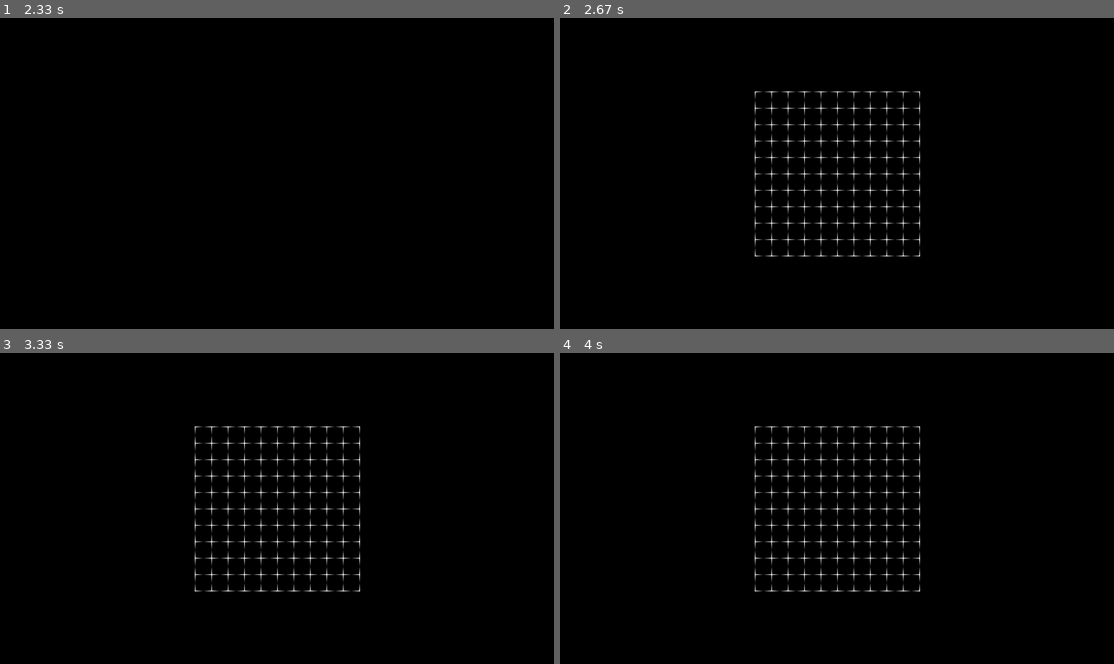
Above: before the commit, frames 1-4 (two rows, left to right).
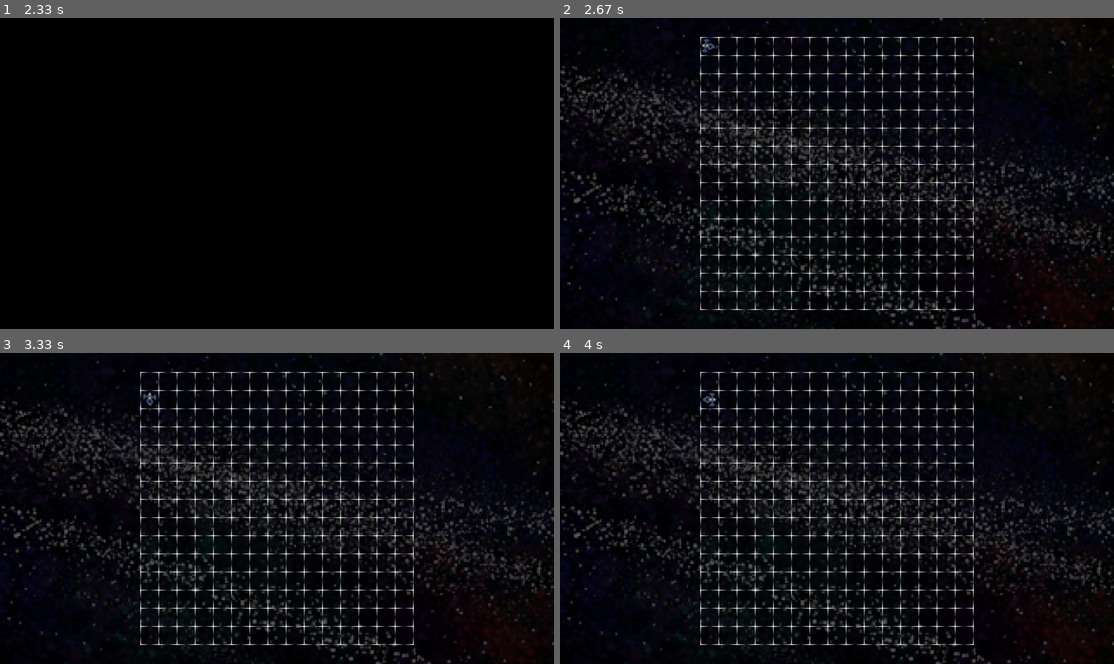
Above: after the commit, the same moments.

Repository: avramovam/PYGAME_PROJECT
Game: pygame game, started from NEON_CONSTELLATION.py
The game is run twice, just before and just after one commit, with the same random seed, the same clock (stepped at 60 frames per second) and the same inputs.
Inputs (mouse positions are in pixels of both pictures, inside the frame that each line leads up to):
- Up to frame 1 (2.33 s): click (277, 133) at 0.38 s; tap Enter at 0.67 s
- Up to frame 2 (2.67 s): no input
- Up to frame 3 (3.33 s): hold Down from 3.07 s (still down)
- Up to frame 4 (4 s): release Down at 3.53 s; hold Left 3.57-3.97 s; move the mouse to (665, 580) at 3.6 s

Frame 1 is identical in both runs. In frame 2, 19% of the frame differs, in the area x 0-100%, y 0-100%; in frame 3, 19%; in frame 4, 19%.

Commit message:
DVLP BUILD #5: Перемещение игрока по сетке

Diff:
--- a/NEON_CONSTELLATION.py
+++ b/NEON_CONSTELLATION.py
@@ -13,8 +13,8 @@
                                             (Neon Constellation)
 by:                                                                                      version:
     Alexey Kozhanov                                                                               DVLP BUILD
-    Andrey Avramov                                                                                        #4
-    Daria Stolyarova                                                                              06.01.2022
+    Andrey Avramov                                                                                        #5
+    Daria Stolyarova                                                                              08.01.2022
 ''')
 
 pygame.init()
@@ -120,6 +120,10 @@
 def MainMenuButton_user0(): # Переход на поле
     bg1.gotofield = 1
 
+def MainMenuButton_user2(): # Выход
+    global game_running
+    game_running = 0
+
 def MainMenuButton_create(target):
     target.x, target.y = 0, 0
     target.font = font_default
@@ -160,18 +164,24 @@
     target.angle = 0
     target.offset = 8
     target.fadeout = 1
+    #target.x = 0
+    #target.y = 0
 
 def FieldBG_draw_before(target, surface):
     ox = 0
     oy = 0
-    width = surface.get_width()
-    height = surface.get_height()
-    surface.blit(target.image, (ox + (target.x * width), oy + (target.y * height)))
+    #width = surface.get_width()
+    #height = surface.get_height()
+    surface.blit(target.image, (ox, oy))
 
 EntFieldBG = engine.Entity(event_create=FieldBG_create, event_draw_before=FieldBG_draw_before)
 #endregion
-
 #region [FIELD BOARD]
+def FieldBoard_get_cell_coords(target, cellx, celly):
+    retx = target.start_x + (cellx*(target.cellsize+1))
+    rety = target.start_y + (celly*(target.cellsize+1))
+    return retx, rety
+
 def FieldBoard_user0(target, surface: pygame.Surface):
     '''Расчет start_x и start_y согласно центрированию на surface'''
     surface_center_x = surface.get_width()//2
@@ -180,9 +190,9 @@
     target.start_y = surface_center_y - (target.height//2)
 
 def FieldBoard_create(target):
-    target.cellsize = 18
-    target.cellcount_x = 10
-    target.cellcount_y = 10
+    target.cellsize = 20
+    target.cellcount_x = 15
+    target.cellcount_y = 15
     # target.start_x = 0
     # target.start_y = 0
     target.width = ((target.cellsize+1) * target.cellcount_x) + 1
@@ -223,12 +233,85 @@
 
 EntFieldBoard = engine.Entity(event_create=FieldBoard_create, event_draw_before=FieldBoard_draw_before)
 #endregion
+#region [FIELD PLAYER]
+def FieldPlayer_create(target):
+    target.x = 0 # где он щас
+    target.y = 0 # где он щас
+    target.xto = 0 # куда двигаться
+    target.yto = 0 # куда двигаться
+    target.cellx = 0 # в какой клетке
+    target.celly = 0 # в какой клетке
+    target.nextcellx = 0
+    target.nextcelly = 0
+    target.image = img_player_battle
+    target.image_angle = 0
+    target.myboard = None
+
+def FieldPlayer_step(target):
+    if target.myboard is not None:
+        target.xto, target.yto = FieldBoard_get_cell_coords(target.myboard, target.cellx, target.celly) # получение left-top-края
+        # target.xto += target.myboard.cellsize//2 # xto = середина клетки
+        # target.yto += target.myboard.cellsize//2 # yto = середина клетки
+    ix = engine.interpolate(target.x, target.xto, 2, 0)
+    iy = engine.interpolate(target.y, target.yto, 2, 0)
+
+    if round(target.x, 2) == round(ix, 2): target.x = target.xto
+    else: target.x = ix
+
+    if round(target.y, 2) == round(iy, 2): target.y = target.yto
+    else: target.y = iy
+    #target.x = target.xto
+    #target.y = target.yto
+
+    dx = target.xto - target.x
+    dy = target.yto - target.y
+    if not (dx == dy == 0):
+        originangle = target.image_angle - 90
+        angleto = engine.point_direction(0, 0, dx, dy)
+        target.image_angle = (originangle + angleto)/2
+    else:
+        target.image_angle = engine.point_direction(target.cellx, target.celly,
+                                                    target.nextcellx, target.nextcelly) - 90
+
+def FieldPlayer_draw(target, surface: pygame.Surface):
+    myimage = pygame.transform.rotate(target.image, target.image_angle)
+    myimage_width = myimage.get_width()
+    myimage_height = myimage.get_height()
+    deltawidth = myimage_width - target.myboard.cellsize
+    deltaheight = myimage_height - target.myboard.cellsize
+    surface.blit(myimage,
+                 (target.x - deltawidth//2 + 1,
+                  target.y - deltaheight//2 + 1))
+    #surface.blit(myimage, (target.x - (myimage_width//2) + 1, target.y - (myimage_height//2) + 1))
+    #surface.blit(myimage, (target.x, target.y))
+
+def FieldPlayer_kb_pressed(target, buttonid):
+    if buttonid == pygame.K_LEFT:
+        target.cellx = engine.clamp(target.cellx - 1, 0, target.myboard.cellcount_x-1)
+        target.nextcellx = target.cellx - 1
+        target.nextcelly = target.celly
+    elif buttonid == pygame.K_RIGHT:
+        target.cellx = engine.clamp(target.cellx + 1, 0, target.myboard.cellcount_x-1)
+        target.nextcellx = target.cellx + 1
+        target.nextcelly = target.celly
+    elif buttonid == pygame.K_UP:
+        target.celly = engine.clamp(target.celly - 1, 0, target.myboard.cellcount_y-1)
+        target.nextcellx = target.cellx
+        target.nextcelly = target.celly - 1
+    elif buttonid == pygame.K_DOWN:
+        target.celly = engine.clamp(target.celly + 1, 0, target.myboard.cellcount_y-1)
+        target.nextcellx = target.cellx
+        target.nextcelly = target.celly + 1
+
+EntFieldPlayer = engine.Entity(event_create=FieldPlayer_create, event_step=FieldPlayer_step, event_draw=FieldPlayer_draw,
+                               event_kb_pressed=FieldPlayer_kb_pressed)
+#endregion
 #endregion
 
 #region [ОБЪЯВЛЕНИЕ ROOM]
 room_mainmenu = engine.Room([EntMainMenuBG, EntMainMenuText, EntMainMenuButton])
 
-room_field = engine.Room([EntFieldBG, EntFieldBoard])
+room_field = engine.Room([EntFieldBG, EntFieldBoard, EntFieldPlayer])
 
 engine.rooms.change_current_room(room_mainmenu)
 #endregion
@@ -270,8 +353,17 @@
 mmb3.y = screen.get_canvas_halfheight() + 48
 mmb3.string = 'Выйти'
 instance_render_text(mmb3)
+mmb3.press_link = MainMenuButton_user2
+
+
 
 fboard = EntFieldBoard.instance()
+
+bg2 = EntFieldBG.instance()
+bg2.image = img_bg
+
+fplayer = EntFieldPlayer.instance()
+fplayer.myboard = fboard
 #endregion
 
 #region [КОНСТАНТЫ, ПЕРЕМЕННЫЕ И Т.Д.]
